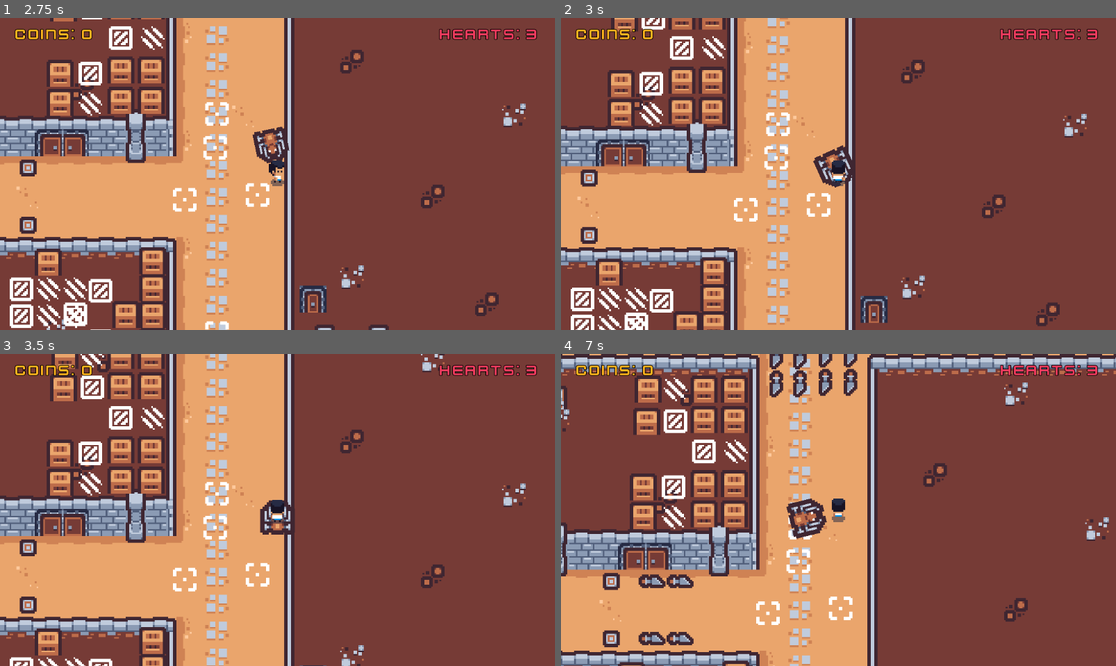
Above: before the commit, frames 1-4 (two rows, left to right).
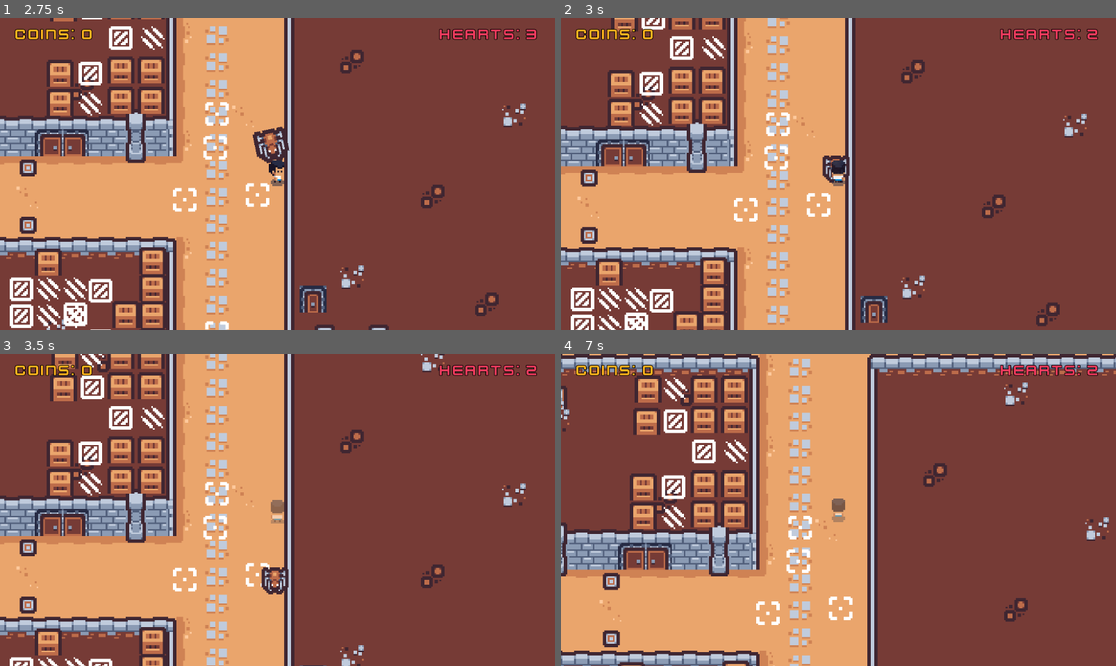
Above: after the commit, the same moments.

Repository: ki8yk8/game-dev-resolution
Game: Godot game, scene res://scenes/game_play.tscn
Two runs of this game, one before a commit and one after it. Both use one fixed random seed, a clock stepped at 60 frames per second and the inputs below. Sound files missing from this copy of the repository are replaced by a short silence.
Inputs (mouse positions are in pixels of both pictures, inside the frame that each line leads up to):
- Up to frame 1 (2.75 s): tap Enter at 0.5 s; move the mouse to (399, 158) at 0.52 s; hold D (right) 0.53-1.28 s; tap Space (action) at 0.6 s; click (399, 158) at 0.67 s; move the mouse to (166, 189) at 1.27 s; hold Down (down) 1.28-2.03 s; tap Alt at 1.35 s; move the mouse to (333, 105) at 2.02 s; hold D (right) from 2.03 s (still down); tap Shift at 2.1 s
- Up to frame 2 (3 s): move the mouse to (810, 236) at 2.77 s; release D (right) at 2.78 s; hold Up (up) from 2.78 s (still down); tap Space (action) at 2.85 s; click (810, 236) at 2.92 s
- Up to frame 3 (3.5 s): keep holding Up (up)
- Up to frame 4 (7 s): move the mouse to (1005, 556) at 3.52 s; release Up (up) at 3.53 s; hold A (left) 3.53-5.03 s; tap one key every 0.75 s from 3.6 s: Alt Shift Space (action) Alt Shift; move the mouse to (672, 463) at 4.27 s; move the mouse to (866, 510) at 5.02 s; hold Down (down) 5.03-5.78 s; click (866, 510) at 5.17 s; move the mouse to (755, 432) at 5.77 s; hold D (right) 5.78-6.53 s; move the mouse to (960, 494) at 6.52 s; hold Up (up) from 6.53 s (still down)

Frame 1 is identical in both runs. In frame 2, 0.4% of the frame differs, in the area x 45-97%, y 4-55%; in frame 3, 0.9%; in frame 4, 2.7%, in the area x 13-97%, y 0-94%.

Commit message:
adds interaction with spider introducing invincibiloty

Diff:
--- a/scenes/spider.tscn
+++ b/scenes/spider.tscn
@@ -71,6 +71,7 @@
 wait_time = 5.0
 
 [node name="KillArea" type="Area2D" parent="." unique_id=2045086908]
+collision_mask = 2
 
 [node name="KillCollisionArea" type="CollisionShape2D" parent="KillArea" unique_id=1868983065]
 shape = SubResource("CircleShape2D_algeo")
--- a/scripts/spider.gd
+++ b/scripts/spider.gd
@@ -34,6 +34,10 @@
 
 # for the trigger collision
 func _on_body_entered(body: Node2D) -> void:
+	if body is not Player:
+		return
+	if body.invincible:
+		return
 	# the thing gets enraged
 	animationPlayer.play("scale")
 	enraged = true
@@ -49,10 +53,12 @@
 	rotation = ANGLES[index]
 
 # for the kill collision
-# TODO: add the player die thing here
 func _on_kill_area_body_entered(body: Node2D) -> void:
-	if body is Player:
-		print("You died")
+	if body is not Player:
+		return
+	body.hit()
+	_on_cooldown_timer_timeout()
+	cooldownTimer.stop()
 
 func _on_cooldown_timer_timeout() -> void:
 	animationPlayer.stop()
@@ -61,5 +67,7 @@
 	rotation = 0
 
 func _on_body_exited(body: Node2D) -> void:
+	if body is not Player:
+		return
 	# when the player moves outside the spider then, cooldown timer starts else it remains enraged
 	cooldownTimer.start()
